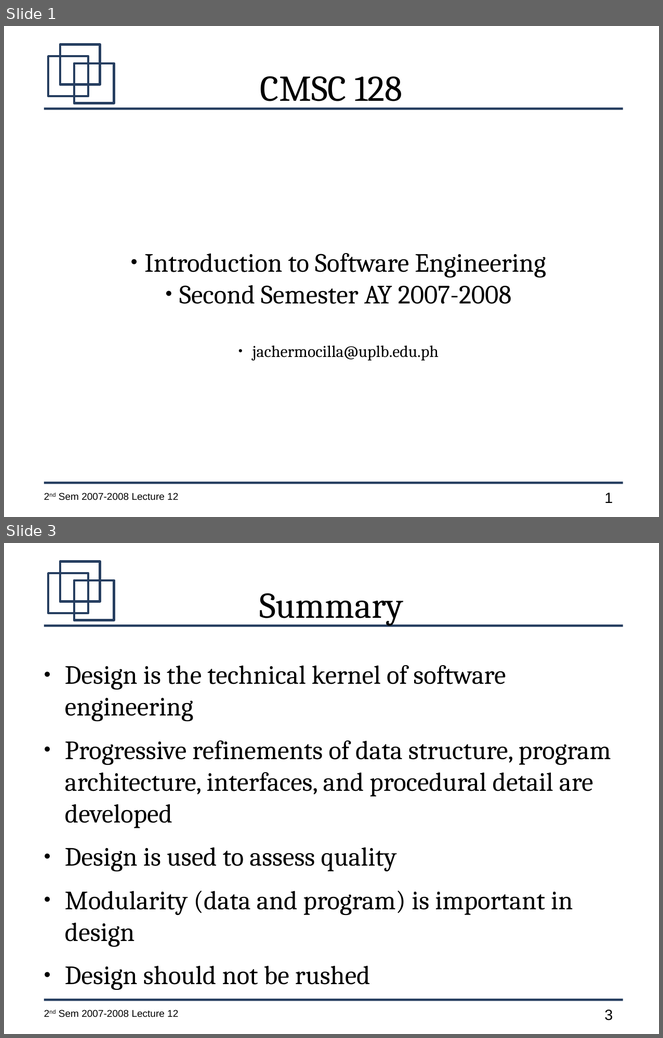
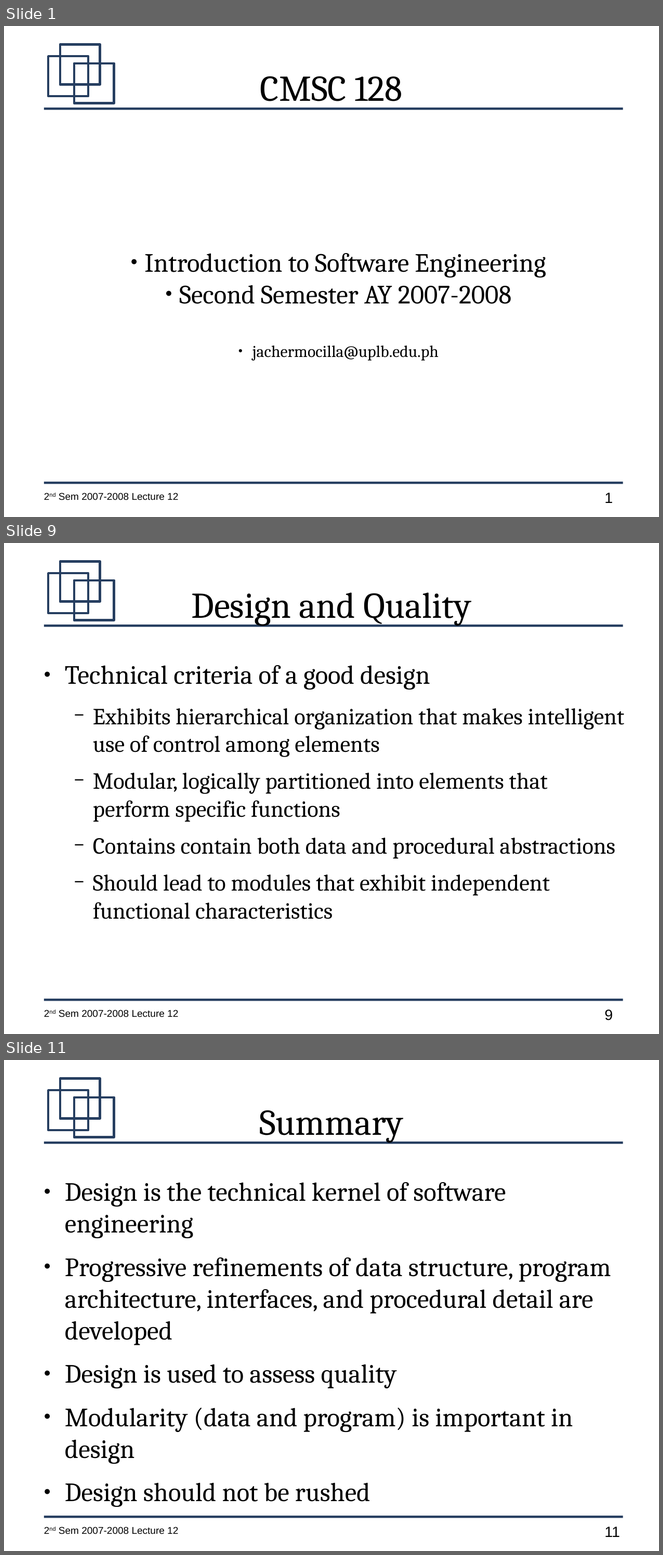
Before and after one commit to jachermocilla/jach-homepage, a slide deck: CMSC128-2nd-Sem-2007-L13.odp. Shown one above the other, each under a label of ours: slides 1 and 3 before the commit, slides 1, 9 and 11 after it; the slides between them are not shown. The pictures are 663x1038 and 663x1555 pixels, drawn with LibreOffice and Linux fonts; fonts in the diff are those of the drawing. Boxes give left, top, right and bottom in pixels: in the first picture for what was removed or moved away, otherwise in the second. Text is boxed around its words. In the diff, an @@ line names an element or a change of style, - is before the commit and + after.

```diff
--- a/CMSC128-2nd-Sem-2007-L13.odp
+++ b/CMSC128-2nd-Sem-2007-L13.odp
@@ slide 9 added at (x1=4, y1=543, x2=659, y2=1034), background #FFFFFF; not listed: 7 template elements that a slide beside it also shows @@
@@ title added at (x1=191, y1=592, x2=471, y2=626), 44 pt, text #000000 @@
+Design and Quality
@@ text added at (x1=65, y1=665, x2=625, y2=919), 28 pt, text #000000 @@
+● Technical criteria of a good design
+  − Exhibits hierarchical organization that makes intelligent use of control among elements
+  − Modular, logically partitioned into elements that perform specific functions
+  − Contains contain both data and procedural abstractions
+  − Should lead to modules that exhibit independent functional characteristics
@@ what was slide 3 is now slide 11 @@
@@ page number at (x1=605, y1=1527, x2=620, y2=1537): text changed @@
-3
+11
```
Also in this commit, not shown: 8 other slides added, 1 slide removed.
